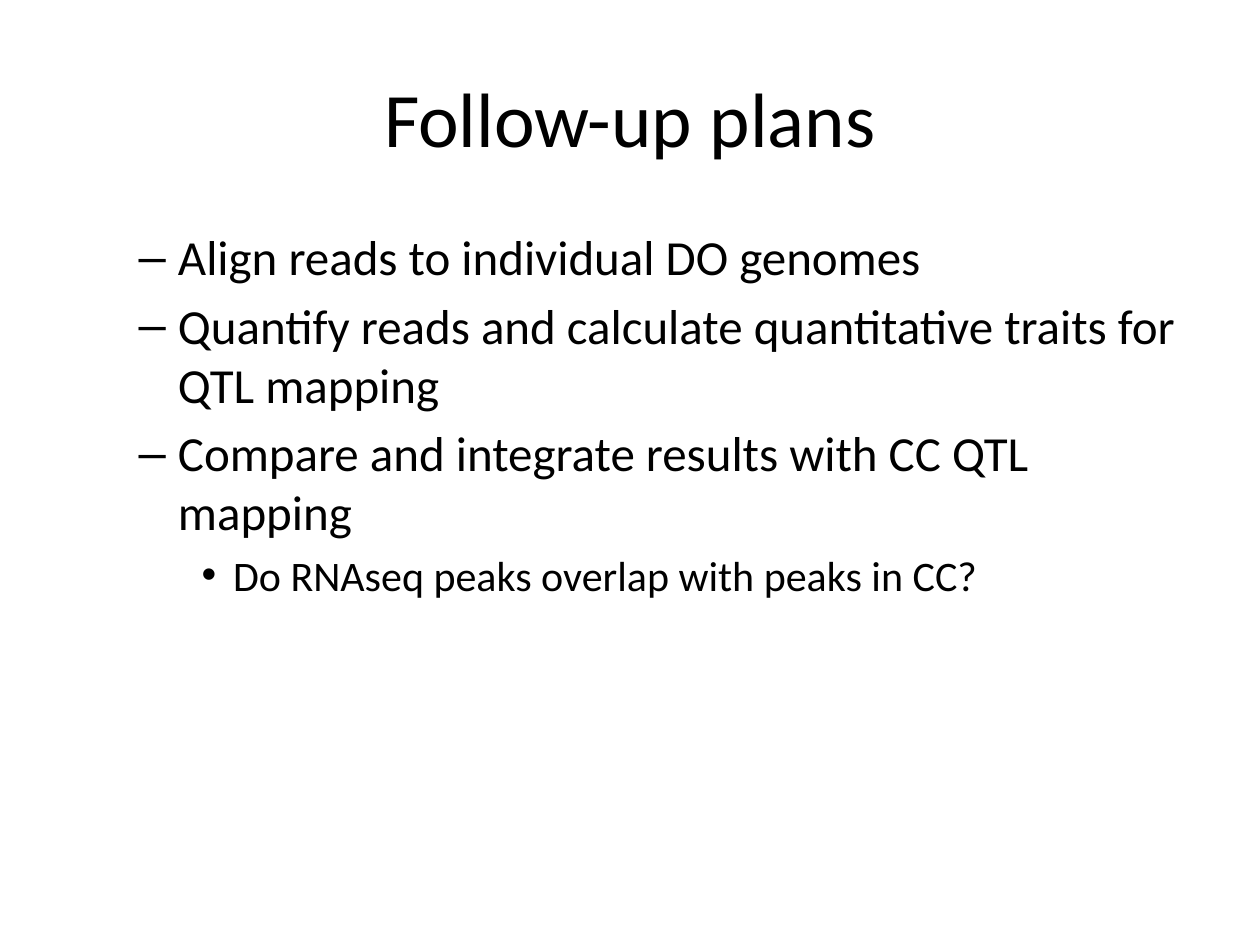
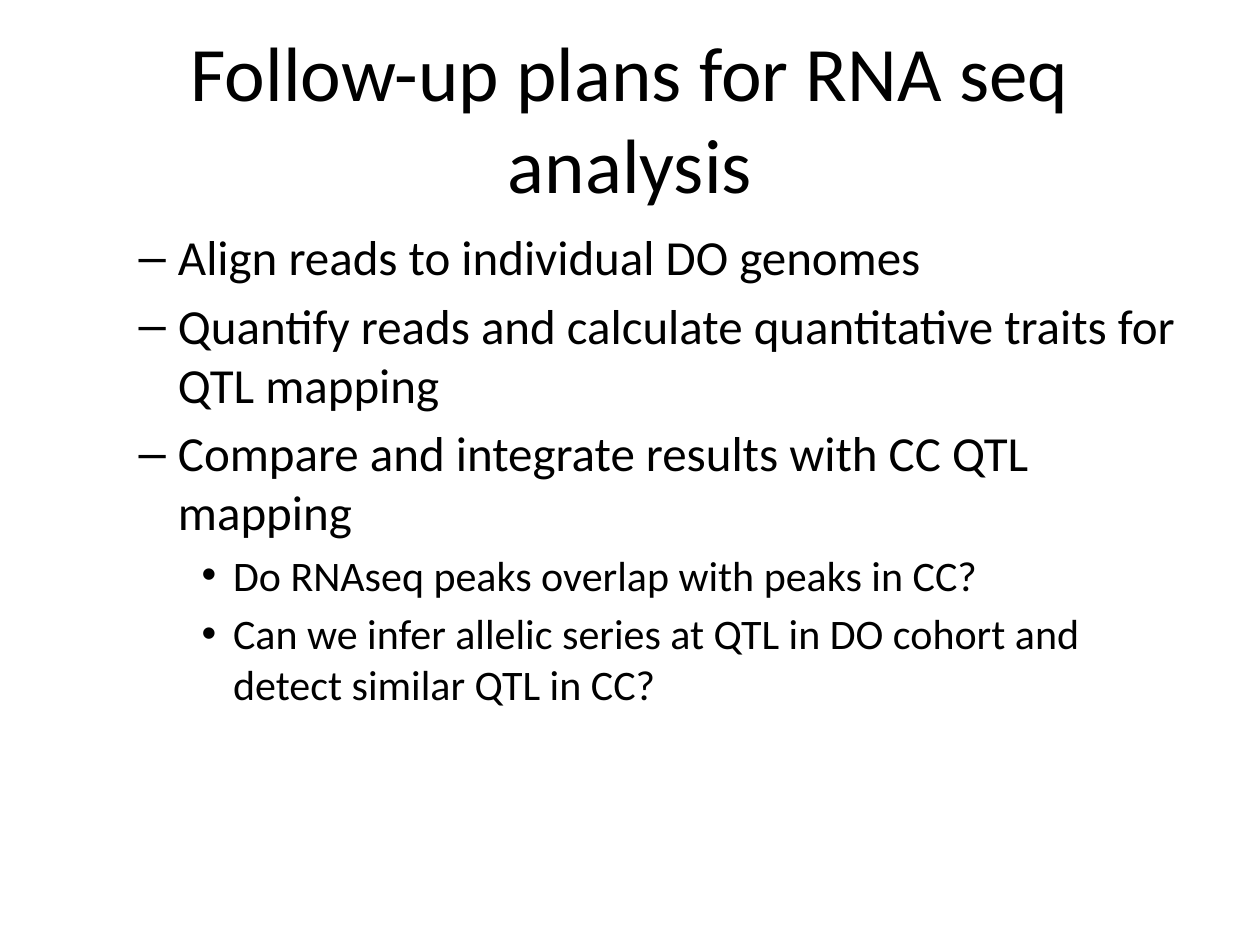
Before and after one commit to fboehm/presentations, a slide deck: slide 4 of keystone-2020-followup/slides.pptx (slide 3 before the commit). Drawn at 1260x945 pixels with LibreOffice and Linux fonts; fonts in the diff are those of the drawing. Boxes give left, top, right and bottom in pixels: in the first picture for what was removed or moved away, otherwise in the second. Text is boxed around its words. In the diff, an @@ line names an element or a change of style, - is before the commit and + after.

```diff
--- a/keystone-2020-followup/slides.pptx
+++ b/keystone-2020-followup/slides.pptx
@@ title at [191,47,1068,206]: text changed @@
-Follow-up plans
+Follow-up plans for RNA seq analysis
@@ text at [233,619,1079,706]: paragraph added @@
+    • Can we infer allelic series at QTL in DO cohort and detect similar QTL in CC?
```
Also in this commit, not shown: 1 other slide changed, 1 slide added, 1 other file.
